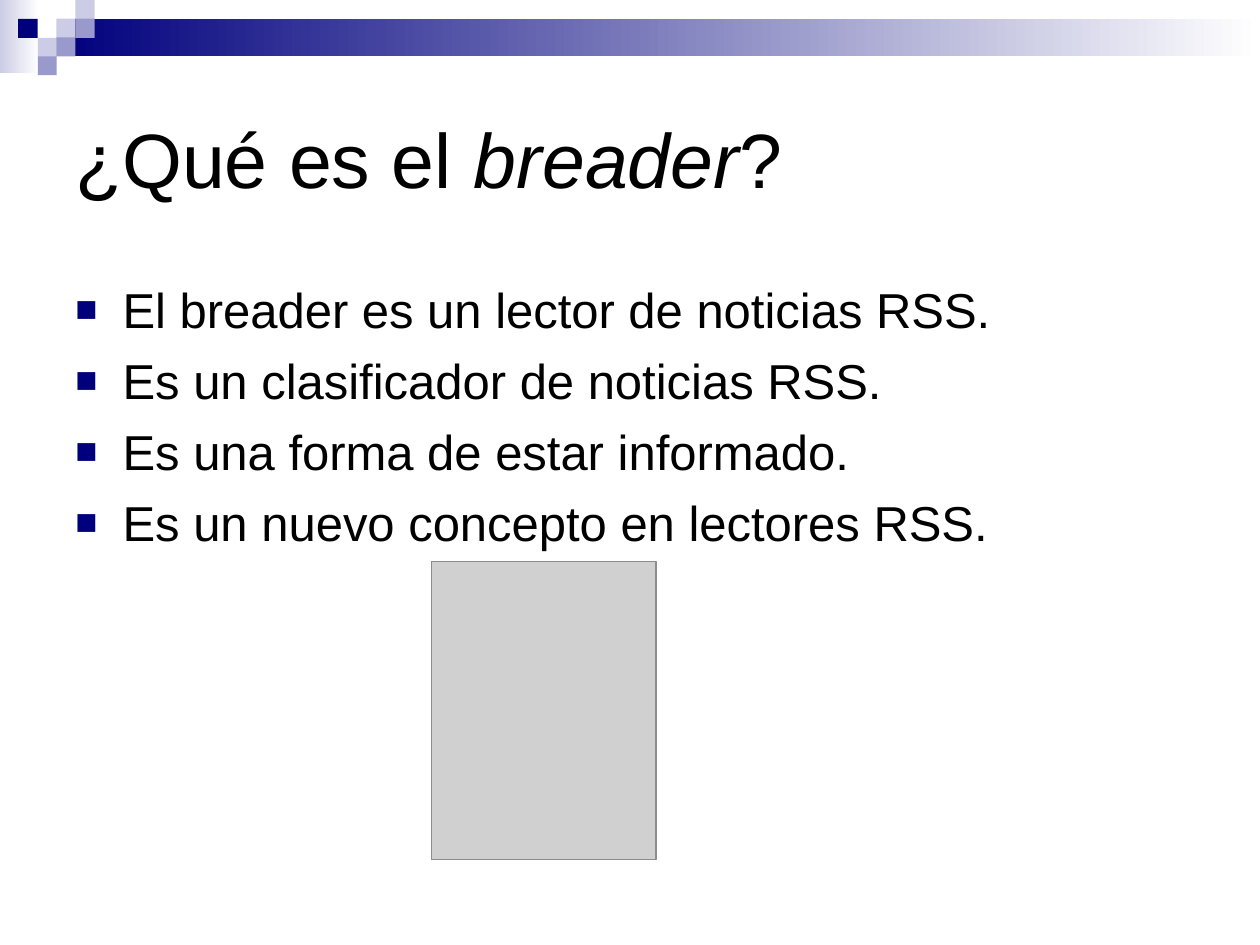
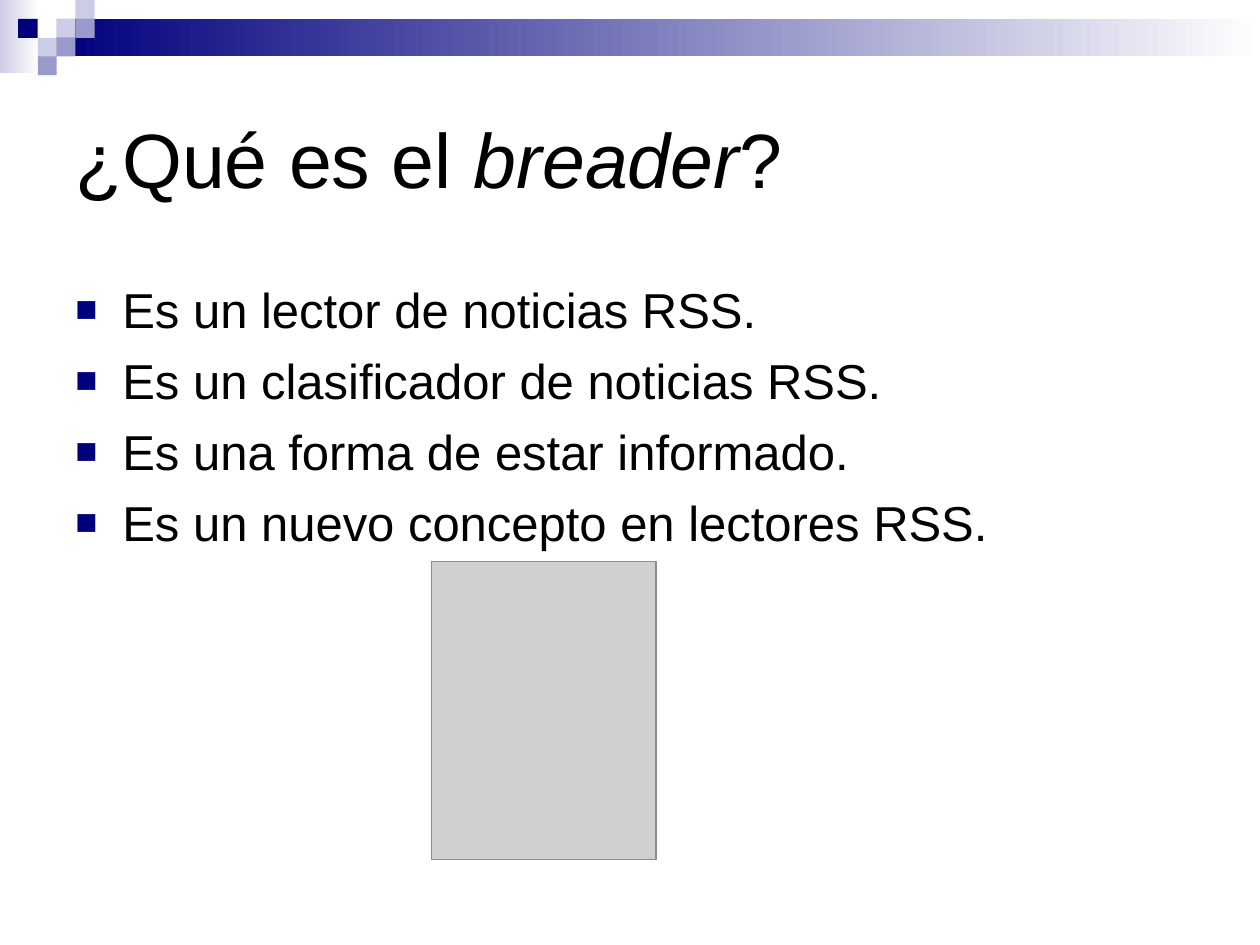
Before and after one commit to pablorusso/breader, a slide deck: slide 2 of disenio/New-Presentation.ppt. Drawn at 1260x945 pixels with LibreOffice and Linux fonts; fonts in the diff are those of the drawing; grey boxes stand for pictures. Boxes give left, top, right and bottom in pixels: in the first picture for what was removed or moved away, otherwise in the second. Text is boxed around its words. In the diff, an @@ line names an element or a change of style, - is before the commit and + after.

```diff
--- a/disenio/New-Presentation.ppt
+++ b/disenio/New-Presentation.ppt
@@ text at (122, 292, 756, 329): text changed @@
-■ El breader es un lector de noticias RSS.
+■ Es un lector de noticias RSS.
```
Also in this commit, not shown: 6 other slides changed.
